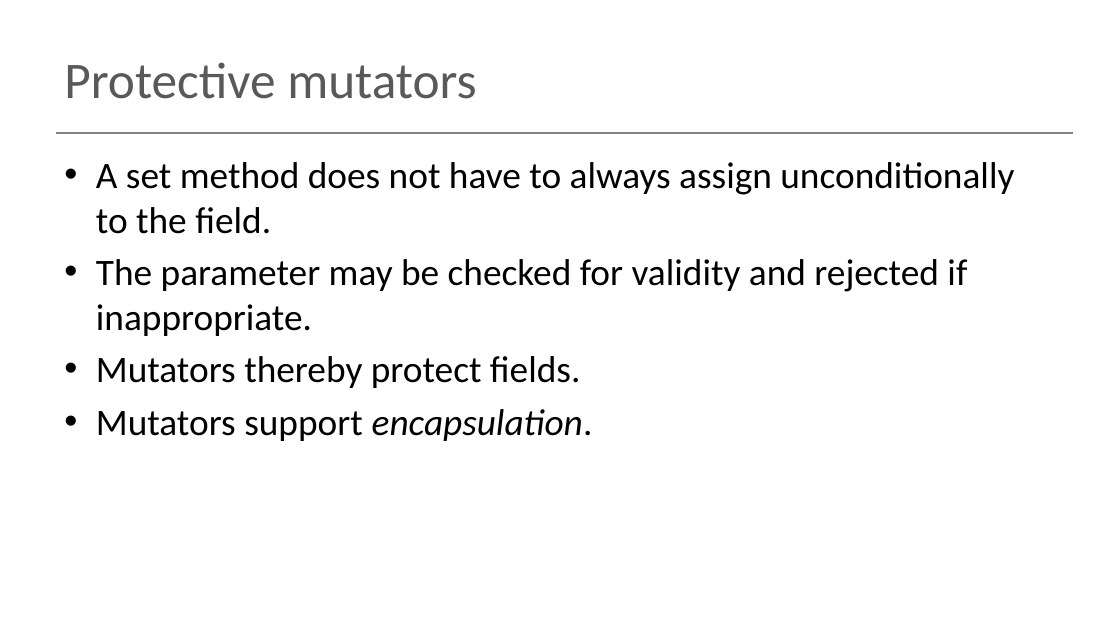
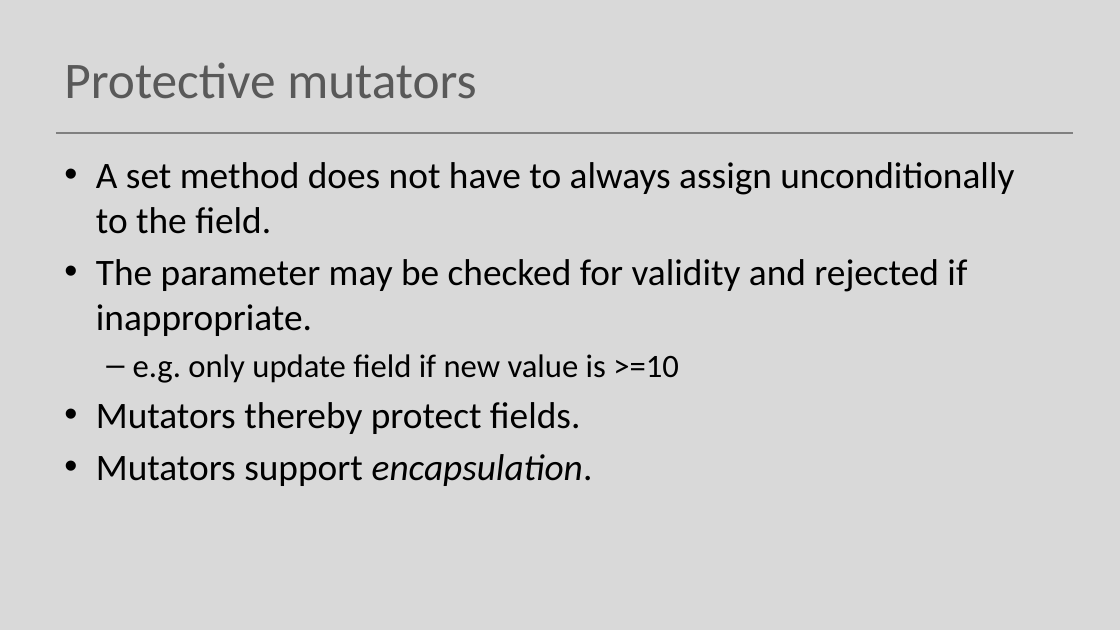
Before and after one commit to Programming-Fundamentals-SETU/prog-fund-1-sept-25, a slide deck: slide 12 of topic02-understanding-class-definitions/unit-1/talk-2/class-definitions-methods.pptx. Drawn at 1120x630 pixels with LibreOffice and Linux fonts; fonts in the diff are those of the drawing. Boxes give left, top, right and bottom in pixels: in the first picture for what was removed or moved away, otherwise in the second. Text is boxed around its words. In the diff, an @@ line names an element or a change of style, - is before the commit and + after.

```diff
--- a/topic02-understanding-class-definitions/unit-1/talk-2/class-definitions-methods.pptx
+++ b/topic02-understanding-class-definitions/unit-1/talk-2/class-definitions-methods.pptx
@@ background #FFFFFF to #D9D9D9 @@
@@ text at (133, 354, 679, 383): paragraph added @@
+  – e.g. only update field if new value is >=10
```
Also in this commit, not shown: 26 other slides changed, 2 other files.
